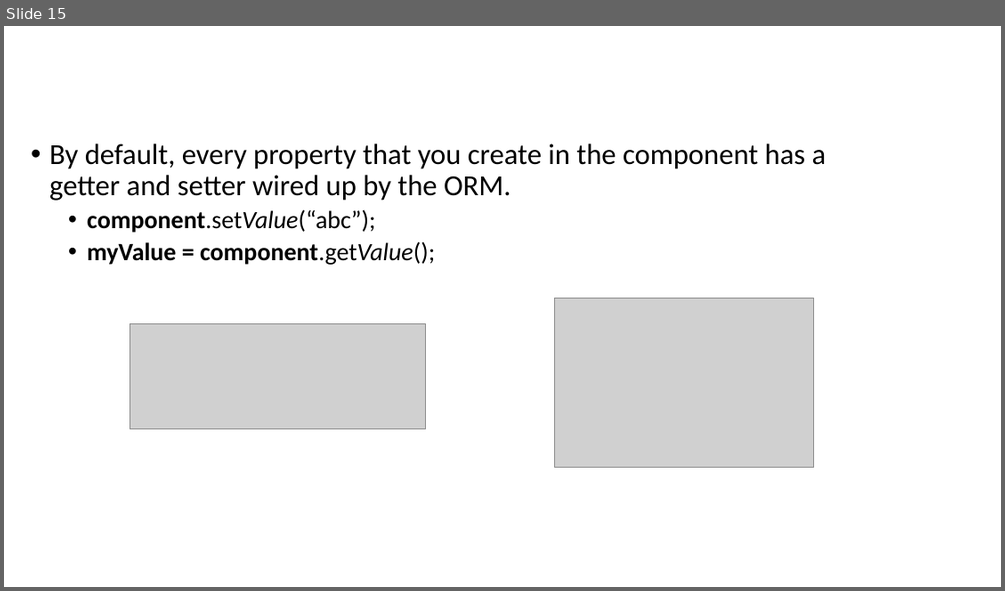
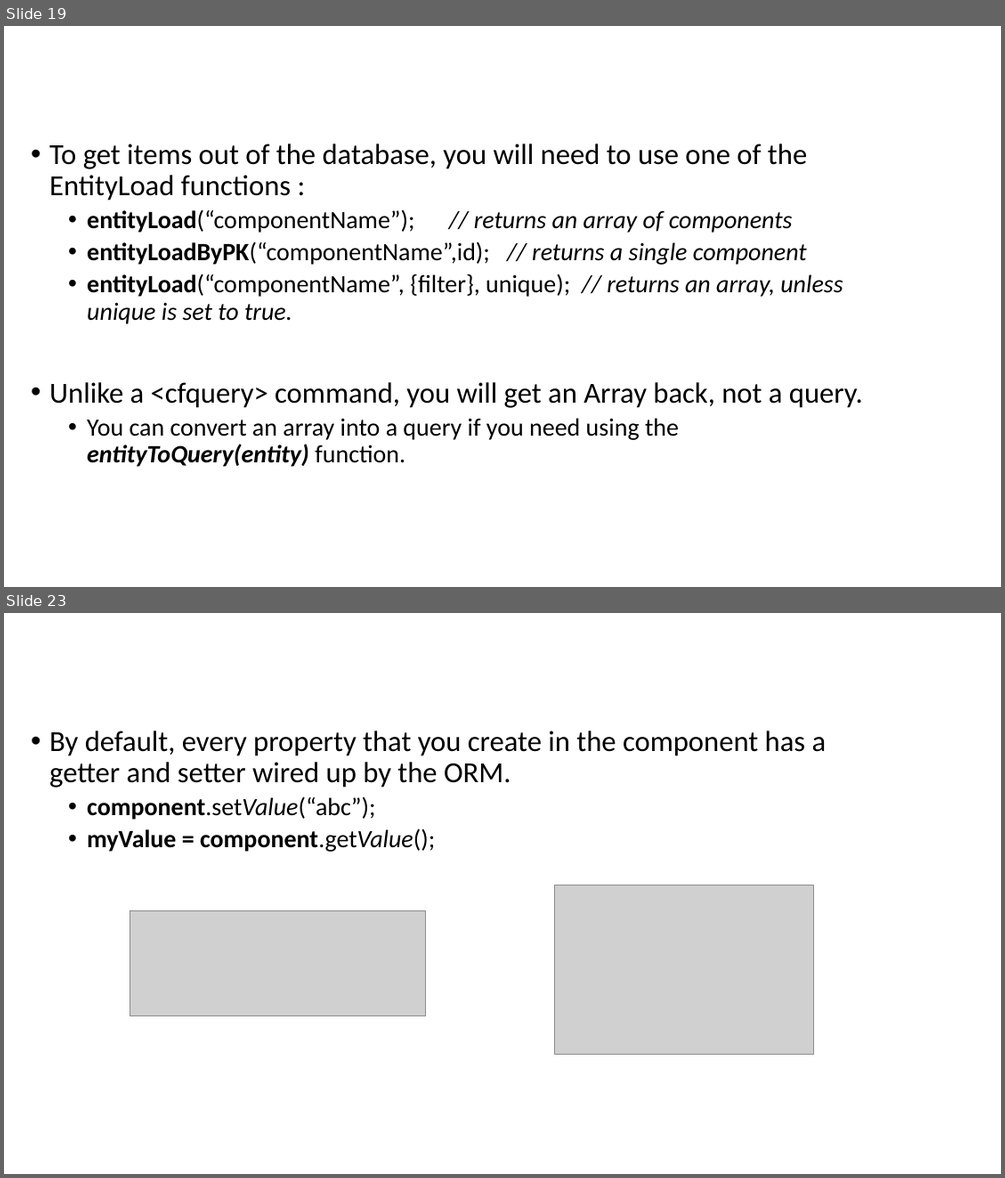
Before and after one commit to quetwo/orm-preso, a slide deck: Using ColdFusion ORM.pptx. Shown one above the other, each under a label of ours: slide 15 before the commit, slides 19 and 23 after it; the slides between them are not shown. The pictures are 1005x591 and 1005x1178 pixels, drawn with LibreOffice and Linux fonts; fonts in the diff are those of the drawing; grey boxes stand for pictures; background and template pictures are left out. Boxes give left, top, right and bottom in pixels: in the first picture for what was removed or moved away, otherwise in the second. Text is boxed around its words. In the diff, an @@ line names an element or a change of style, - is before the commit and + after.

```diff
--- a/Using ColdFusion ORM.pptx
+++ b/Using ColdFusion ORM.pptx
@@ slide 19 added at (x1=4, y1=26, x2=1001, y2=587), background picture (left out) @@
@@ title added at (x1=4, y1=26, x2=887, y2=105), 44 pt, text #FFFFFF @@
+CRUD - Read
@@ text added at (x1=49, y1=143, x2=863, y2=467), 24 pt, text #000000 @@
+• To get items out of the database, you will need to use one of the EntityLoad functions :
+  • entityLoad(“componentName”); // returns an array of components
+  • entityLoadByPK(“componentName”,id); // returns a single component
+  • entityLoad(“componentName”, {filter}, unique); // returns an array, unless unique is set to true.
+• Unlike a <cfquery> command, you will get an Array back, not a query.
+  • You can convert an array into a query if you need using the entityToQuery(entity) function.
@@ what was slide 15 is now slide 23 @@
```
Also in this commit, not shown: 6 slides changed, 7 other slides added, 1 other file.
